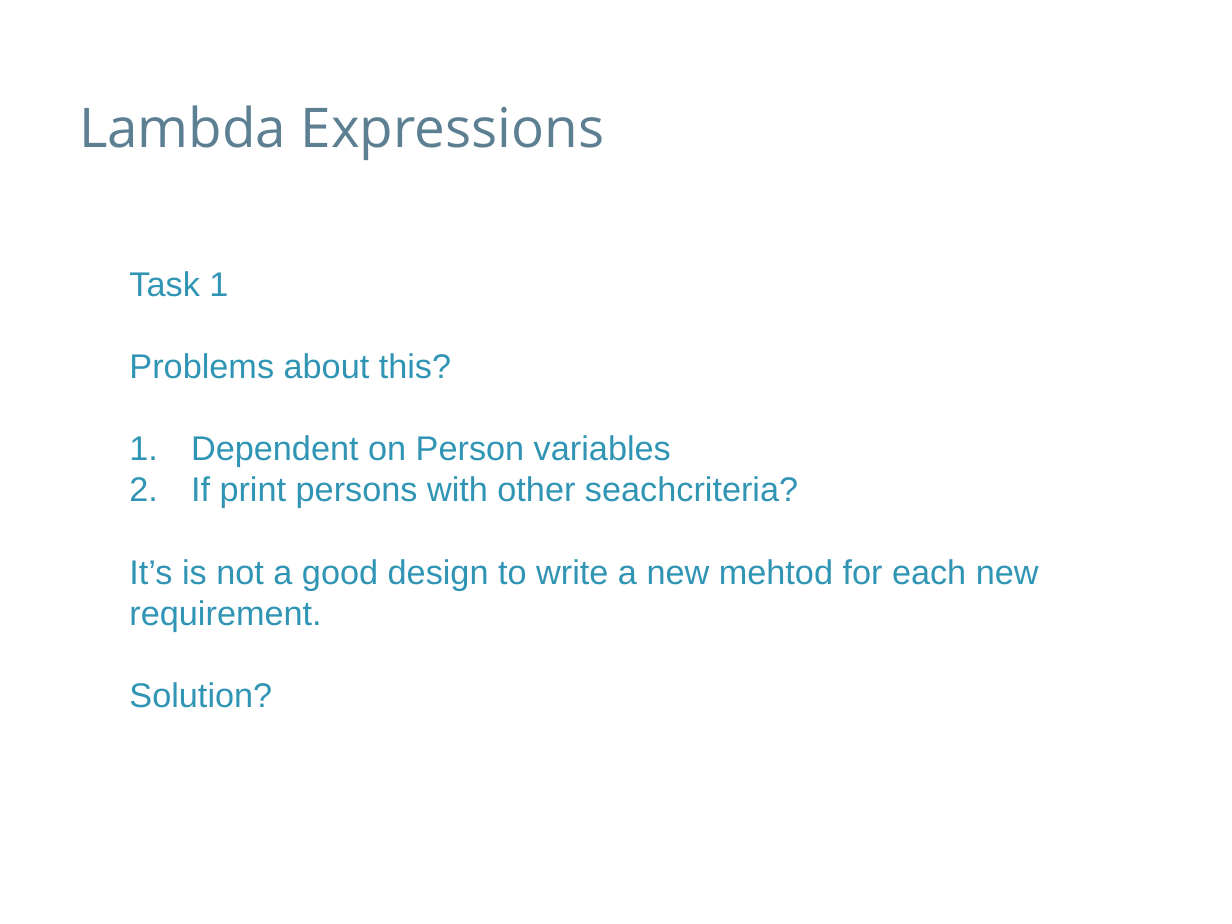
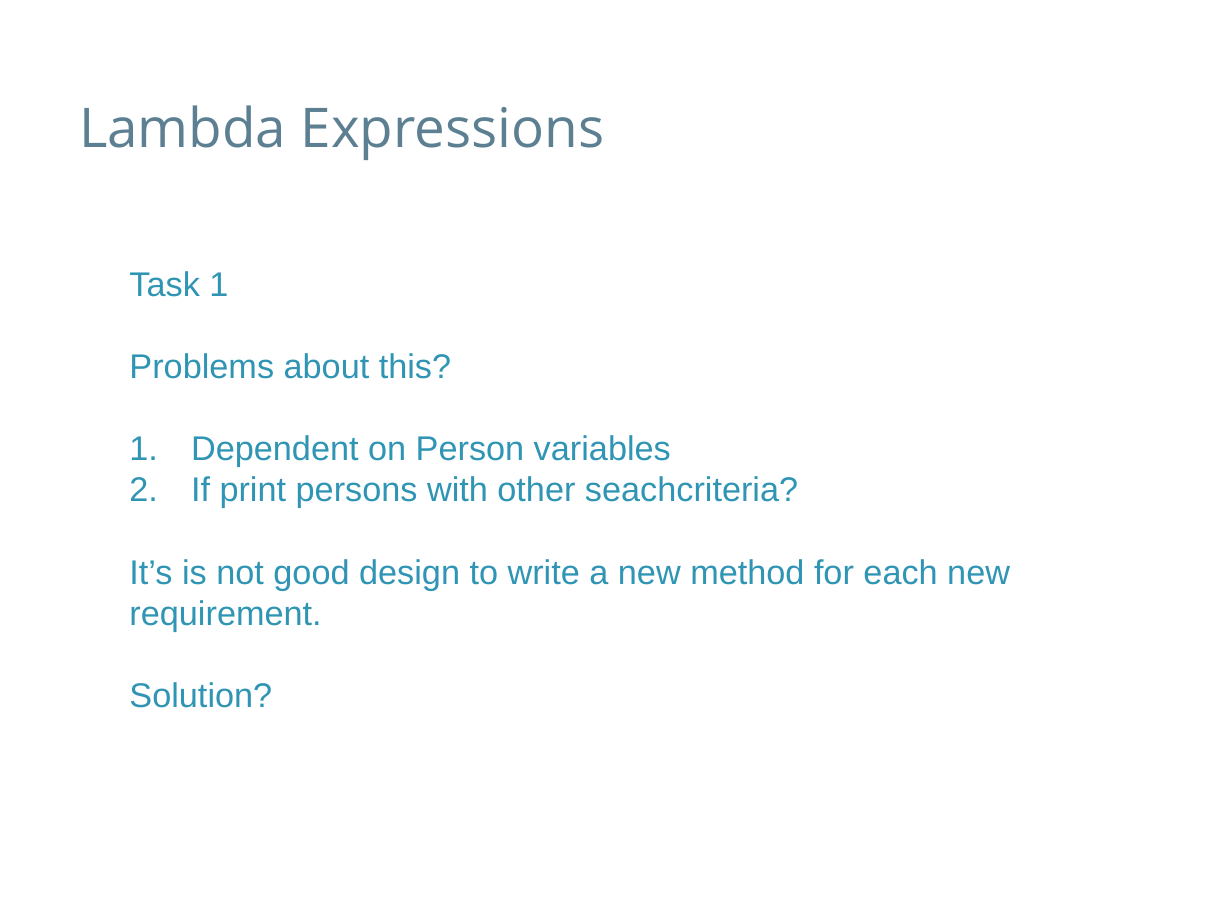
Before and after one commit to speedyswedy/Lambda, a slide deck: slide 8 of slides/Java 8 - Lambda Expresssions.pptx. Drawn at 1232x924 pixels with LibreOffice and Linux fonts; fonts in the diff are those of the drawing; background and template pictures are left out. Boxes give left, top, right and bottom in pixels: in the first picture for what was removed or moved away, otherwise in the second. Text is boxed around its words. In the diff, an @@ line names an element or a change of style, - is before the commit and + after.

```diff
--- a/slides/Java 8 - Lambda Expresssions.pptx
+++ b/slides/Java 8 - Lambda Expresssions.pptx
@@ text at box(129, 559, 1010, 631): text changed @@
-It’s is not a good design to write a new mehtod for each new requirement.
+It’s is not good design to write a new method for each new requirement.
```
Also in this commit, not shown: 1 other slide changed, 2 other files.
